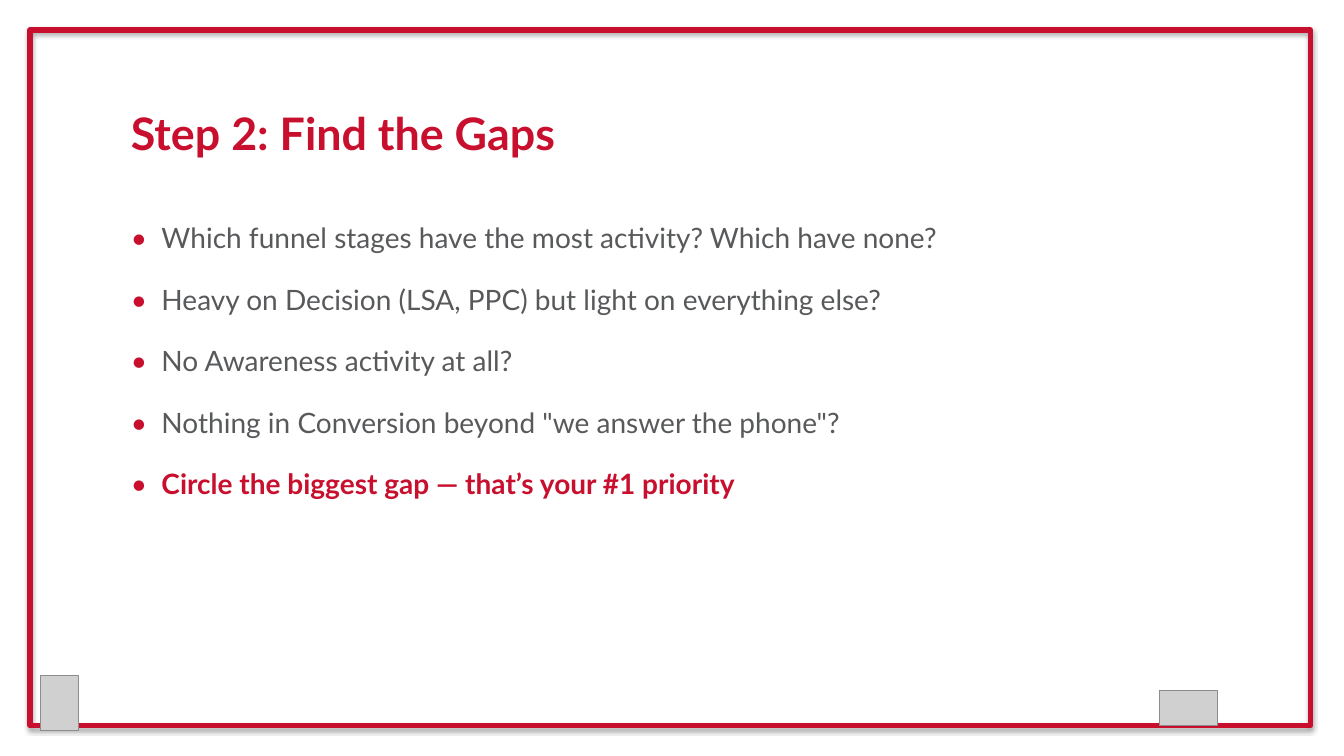
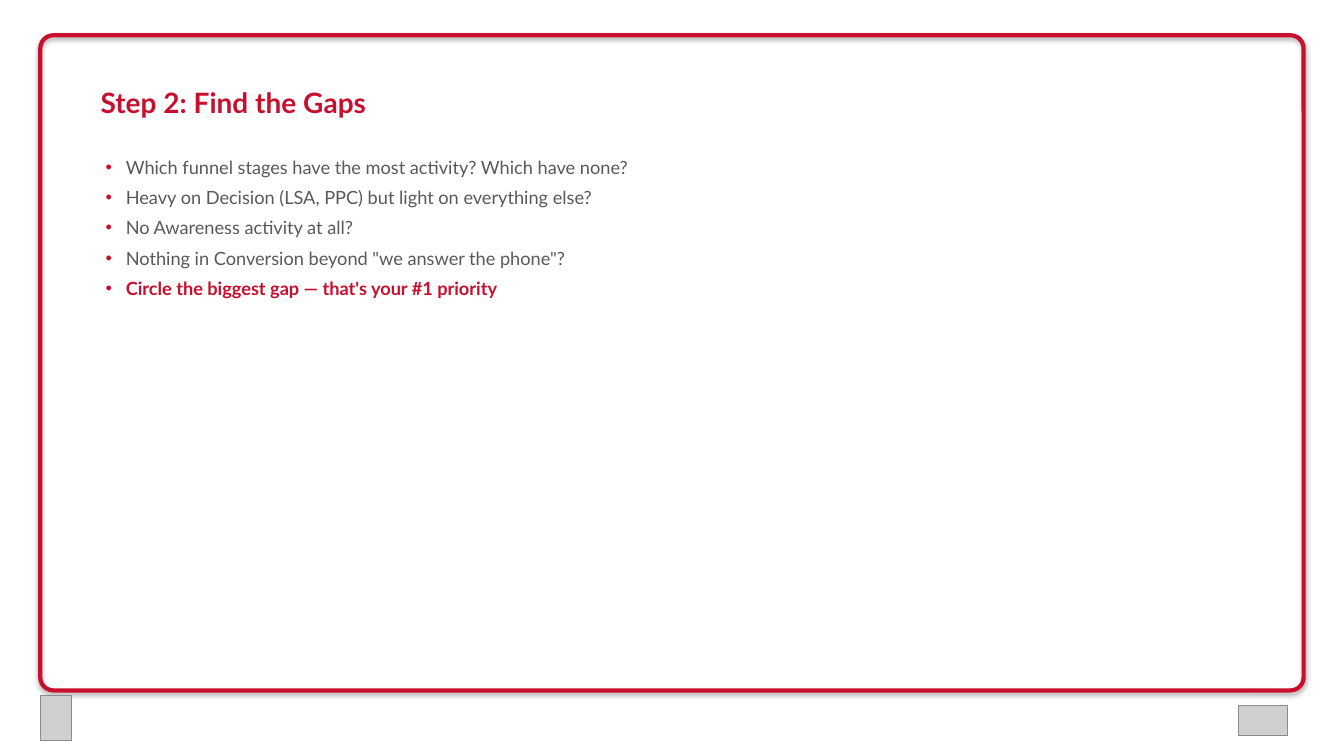
Before and after one commit to zach0589/rainbow-conference-2026, a slide deck: slide 12 of Rainbow_Conference_2026_Media_Mix.pptx. Drawn at 1344x756 pixels with LibreOffice and Linux fonts; fonts in the diff are those of the drawing; grey boxes stand for pictures. Boxes give left, top, right and bottom in pixels: in the first picture for what was removed or moved away, otherwise in the second. Text is boxed around its words. In the diff, an @@ line names an element or a change of style, - is before the commit and + after.

```diff
--- a/Rainbow_Conference_2026_Media_Mix.pptx
+++ b/Rainbow_Conference_2026_Media_Mix.pptx
@@ rounded rectangle: place and size @@
-rounded rectangle at [30,30,1311,726]
+rounded rectangle at [40,35,1304,691]
@@ rounded rectangle at [40,35,1304,691]: rectangle to rounded rectangle; outline #C8102E 4 pt to #C8102E 3 pt @@
@@ text "Step 2: Find the Gaps": place and size @@
-text "Step 2: Find the Gaps" at [131,116,555,158]
+text "Step 2: Find the Gaps" at [101,92,366,118]
@@ text "Step 2: Find the Gaps" at [101,92,366,118]: size 32 to 20 pt @@
@@ text at [126,160,628,299]: text changed; size 20 to 13 pt @@
-• Which funnel stages have the most activity? Which have none?
-• Heavy on Decision (LSA, PPC) but light on everything else?
-• No Awareness activity at all?
-• Nothing in Conversion beyond "we answer the phone"?
-• Circle the biggest gap — that’s your #1 priority
+• Which funnel stages have the most activity? Which have none?
+• Heavy on Decision (LSA, PPC) but light on everything else?
+• No Awareness activity at all?
+• Nothing in Conversion beyond "we answer the phone"?
+• Circle the biggest gap — that's your #1 priority
@@ picture: place and size @@
-picture at [40,676,79,731]
+picture at [40,696,72,741]
@@ picture: place and size @@
-picture at [1159,691,1218,726]
+picture at [1238,706,1288,736]
```
Also in this commit, not shown: 14 other slides changed, 1 other file.
